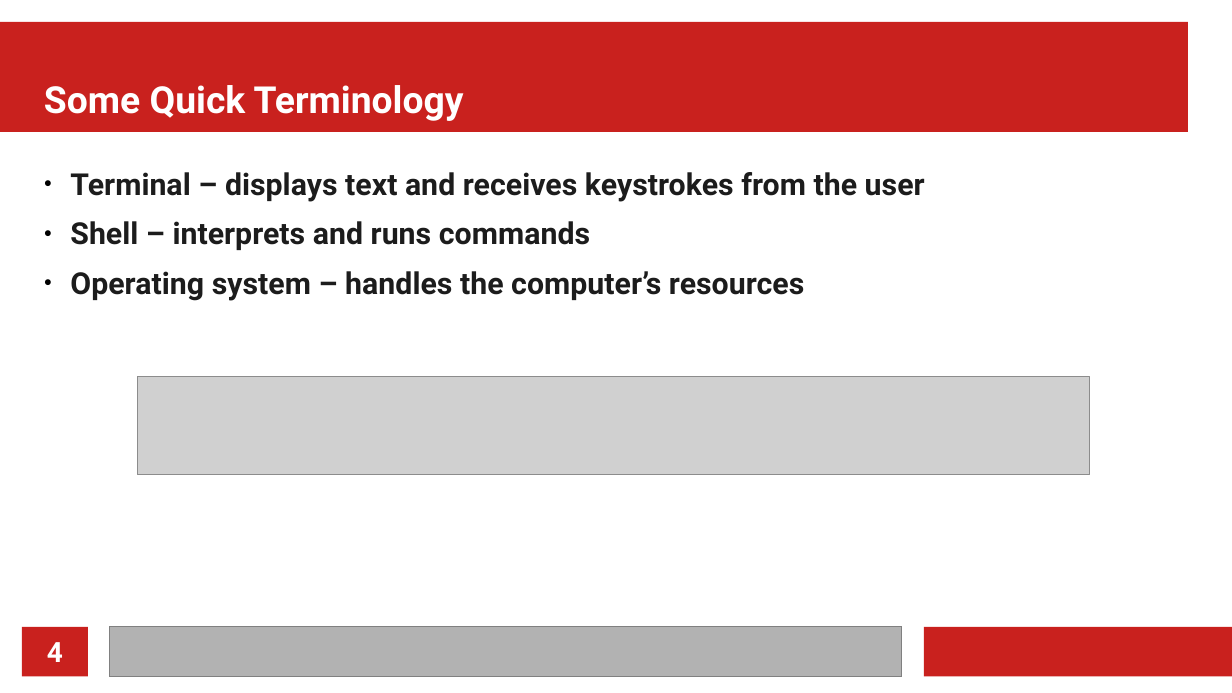
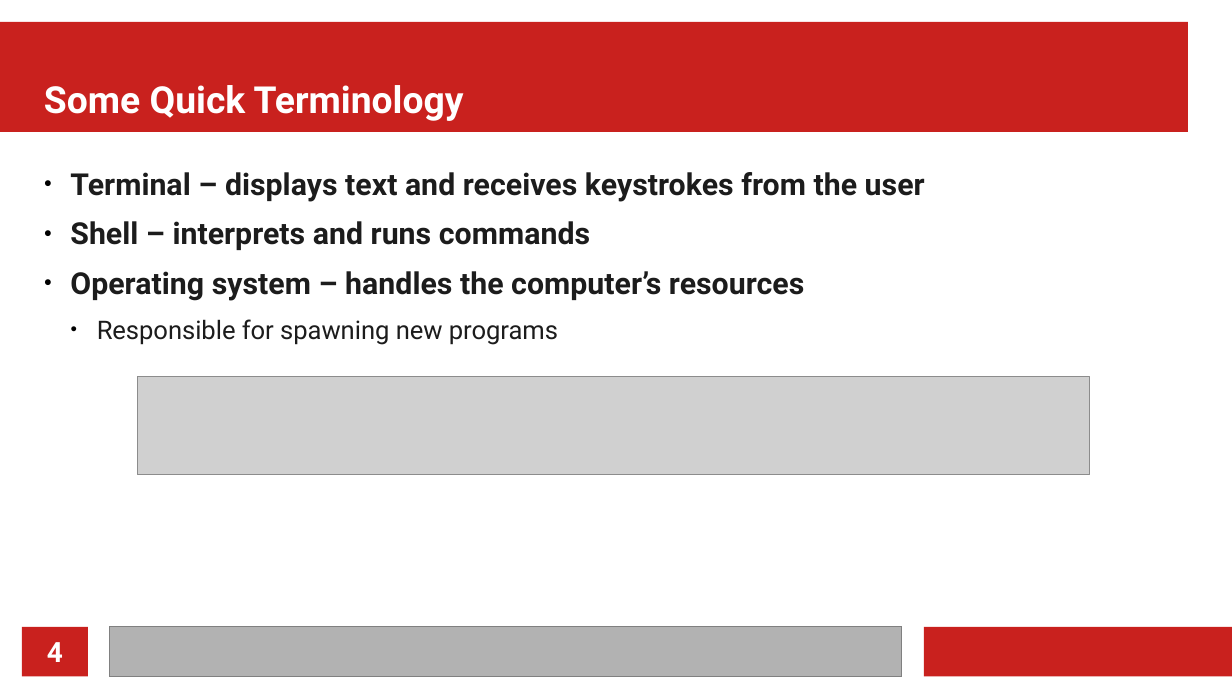
Before and after one commit to MarkusG/UCI-Slides, a slide deck: slide 4 of CLI.odp. Drawn at 1232x693 pixels with LibreOffice and Linux fonts; fonts in the diff are those of the drawing; grey boxes stand for pictures. Boxes give left, top, right and bottom in pixels: in the first picture for what was removed or moved away, otherwise in the second. Text is boxed around its words. In the diff, an @@ line names an element or a change of style, - is before the commit and + after.

```diff
--- a/CLI.odp
+++ b/CLI.odp
@@ text at box(97, 319, 558, 345): paragraph added @@
+  ● Responsible for spawning new programs
```
Also in this commit, not shown: 3 other slides changed, 6 slides added, 1 other file.
